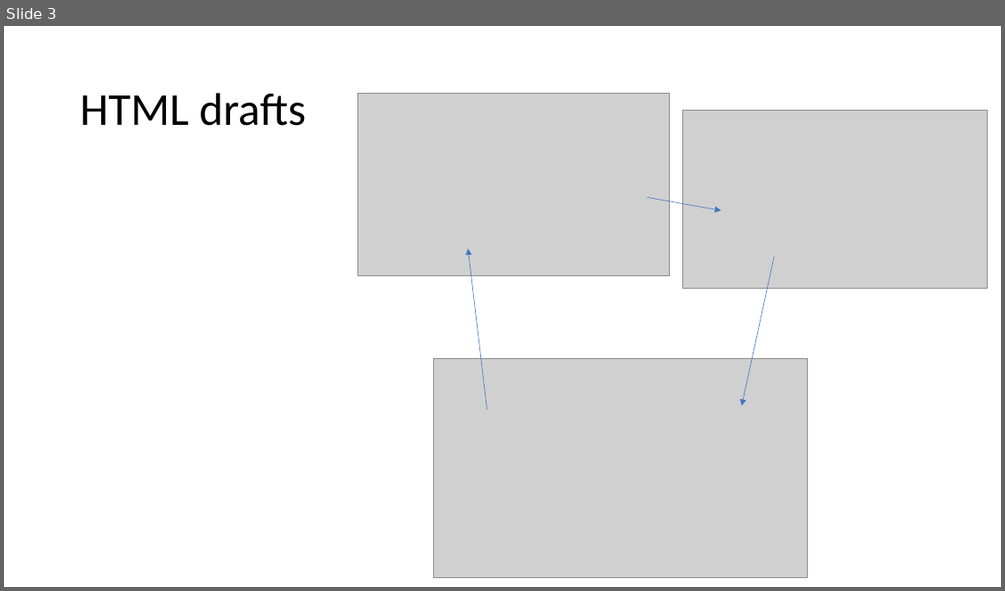
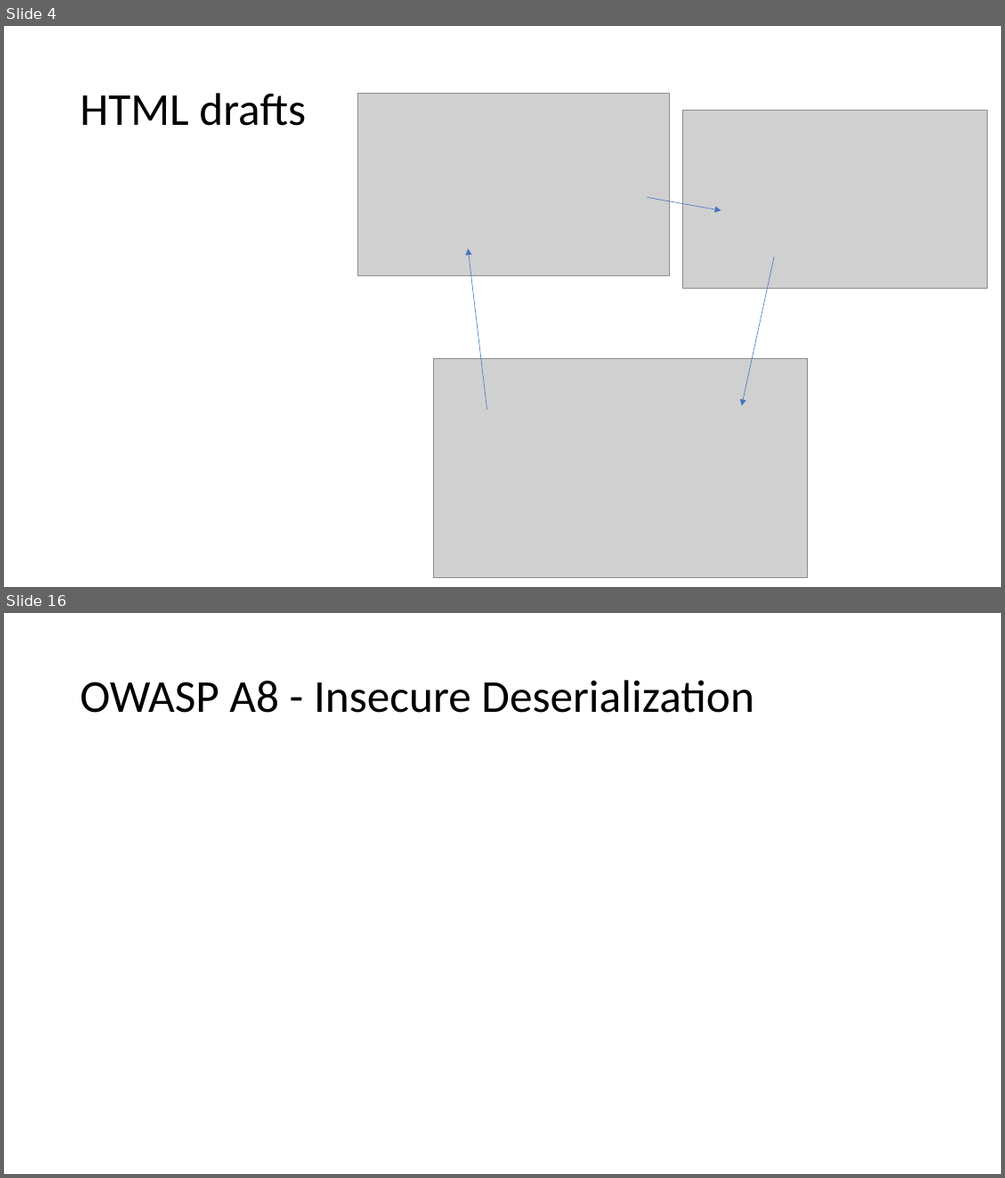
Before and after one commit to jkunnas58/dat250_netbank_fall_2020, a slide deck: Project_report_group_9.pptx. Shown one above the other, each under a label of ours: slide 3 before the commit, slides 4 and 16 after it; the slides between them are not shown. The pictures are 1005x591 and 1005x1178 pixels, drawn with LibreOffice and Linux fonts; fonts in the diff are those of the drawing; grey boxes stand for pictures. Boxes give left, top, right and bottom in pixels: in the first picture for what was removed or moved away, otherwise in the second. Text is boxed around its words. In the diff, an @@ line names an element or a change of style, - is before the commit and + after.

```diff
--- a/Project_report_group_9.pptx
+++ b/Project_report_group_9.pptx
@@ slide 16 added at (4, 613, 1001, 1174), background #FFFFFF @@
@@ title added at (80, 680, 754, 713), 44 pt, text #000000 @@
+OWASP A8 - Insecure Deserialization
@@ what was slide 3 is now slide 4 @@
```
Also in this commit, not shown: 3 slides changed, 16 other slides added, 1 other file.
